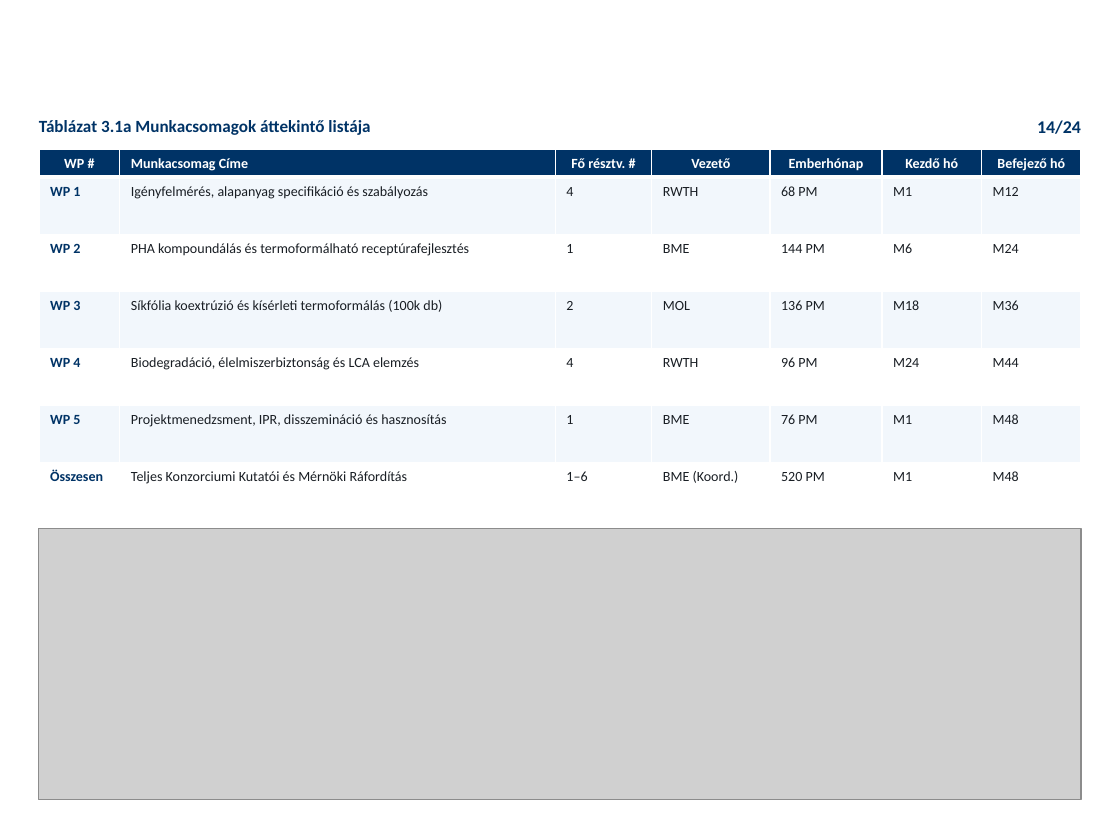
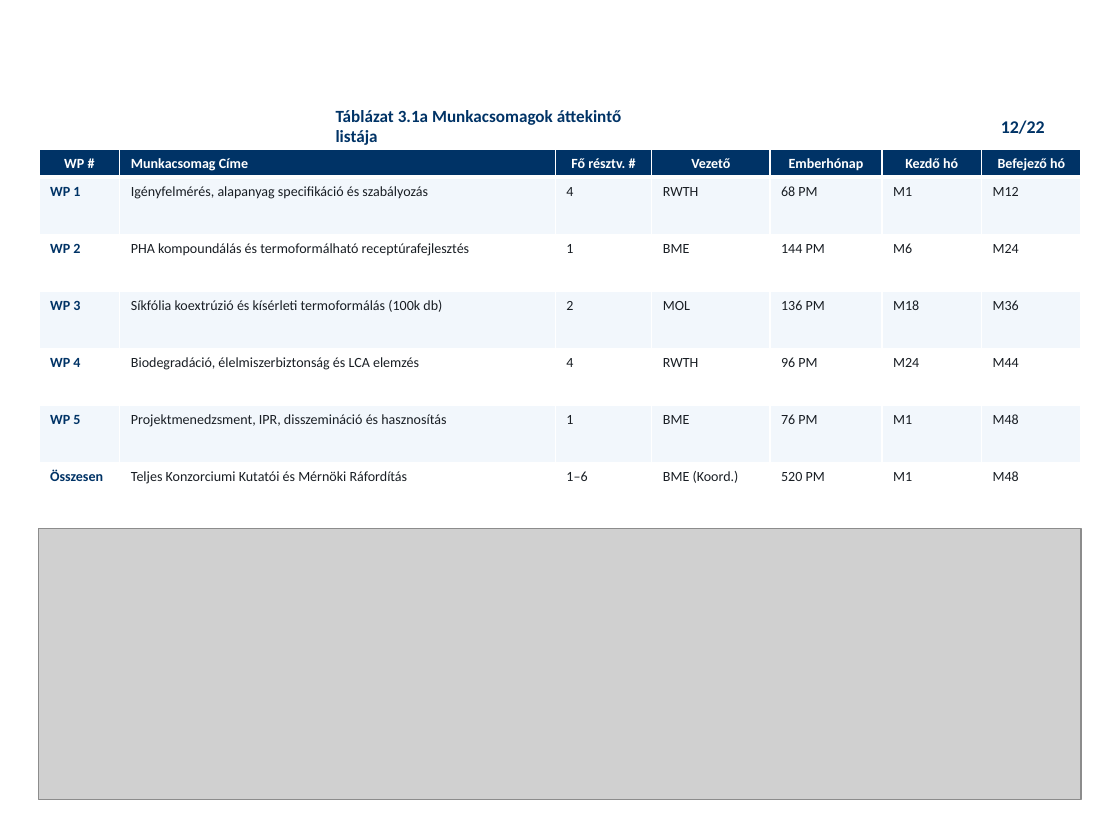
Before and after one commit to RMarci44/Fenntarthato-hulladek-projekt, a slide deck: slide 12 of PHACK_Prezentacio_Vegleges.pptx (slide 14 before the commit). Drawn at 1120x840 pixels with LibreOffice and Linux fonts; fonts in the diff are those of the drawing; grey boxes stand for pictures; background and template pictures are left out. Boxes give left, top, right and bottom in pixels: in the first picture for what was removed or moved away, otherwise in the second. Text is boxed around its words. In the diff, an @@ line names an element or a change of style, - is before the commit and + after.

```diff
--- a/PHACK_Prezentacio_Vegleges.pptx
+++ b/PHACK_Prezentacio_Vegleges.pptx
@@ text "Táblázat 3.1a Munkacsomagok áttekintő listája" rewrapped from <box>39,120,370,135</box> to <box>336,110,621,145</box> @@
@@ table at <box>39,149,1082,520</box> @@
@@ borders changed @@
@@ text added at <box>1001,120,1045,134</box>, 11.5 pt, text #003366, bold @@
+12/22
@@ text removed at <box>1037,120,1081,134</box> @@
-14/24
```
Also in this commit, not shown: 18 other slides changed, 3 slides added, 5 slides removed, 25 other files.
